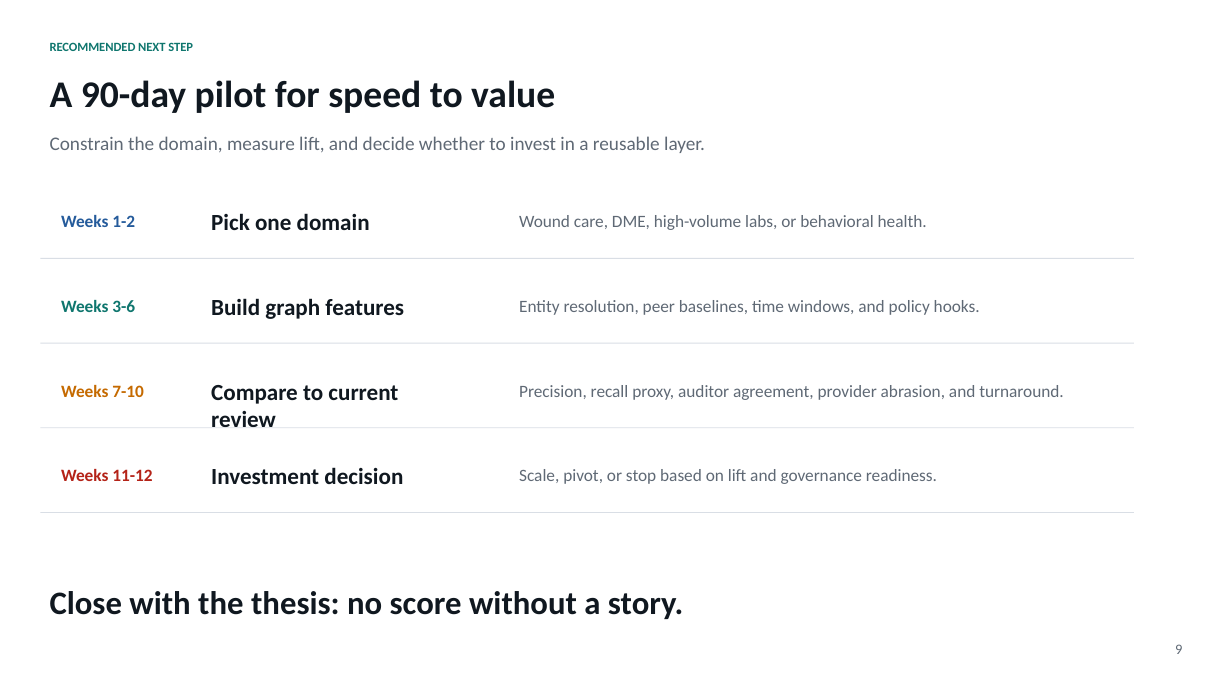
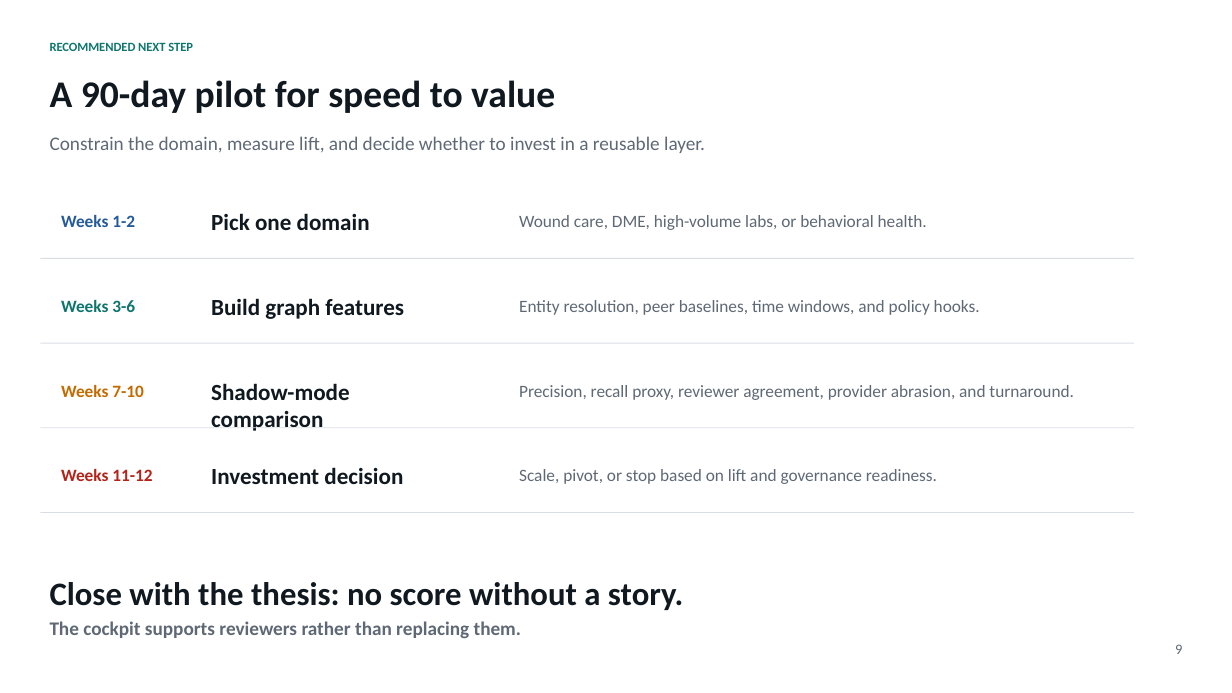
Before and after one commit to mnikoopayan/cotiviti-prompt2-claim-integrity-radar, a slide deck: slide 9 of Cotiviti_Prompt2_Presentation_Mohammad_Saleh_Nikoopayan_Tak.pptx. Drawn at 1232x693 pixels with LibreOffice and Linux fonts; fonts in the diff are those of the drawing. Boxes give left, top, right and bottom in pixels: in the first picture for what was removed or moved away, otherwise in the second. Text is boxed around its words. In the diff, an @@ line names an element or a change of style, - is before the commit and + after.

Commit message:
Polish reviewer cockpit submission

```diff
--- a/Cotiviti_Prompt2_Presentation_Mohammad_Saleh_Nikoopayan_Tak.pptx
+++ b/Cotiviti_Prompt2_Presentation_Mohammad_Saleh_Nikoopayan_Tak.pptx
@@ text at (x1=211, y1=383, x2=350, y2=431): text changed @@
-Compare to current review
+Shadow-mode comparison
@@ text at (x1=519, y1=385, x2=1074, y2=400): text changed @@
-Precision, recall proxy, auditor agreement, provider abrasion, and turnaround.
+Precision, recall proxy, reviewer agreement, provider abrasion, and turnaround.
@@ text "Close with the thesis: no ..." moved from (x1=50, y1=591, x2=683, y2=619) to (x1=50, y1=582, x2=683, y2=610) @@
@@ text added at (x1=50, y1=621, x2=521, y2=639), 15 pt, text #5F6975, bold @@
+The cockpit supports reviewers rather than replacing them.
```
Also in this commit, not shown: 6 other slides changed, 6 other files.
